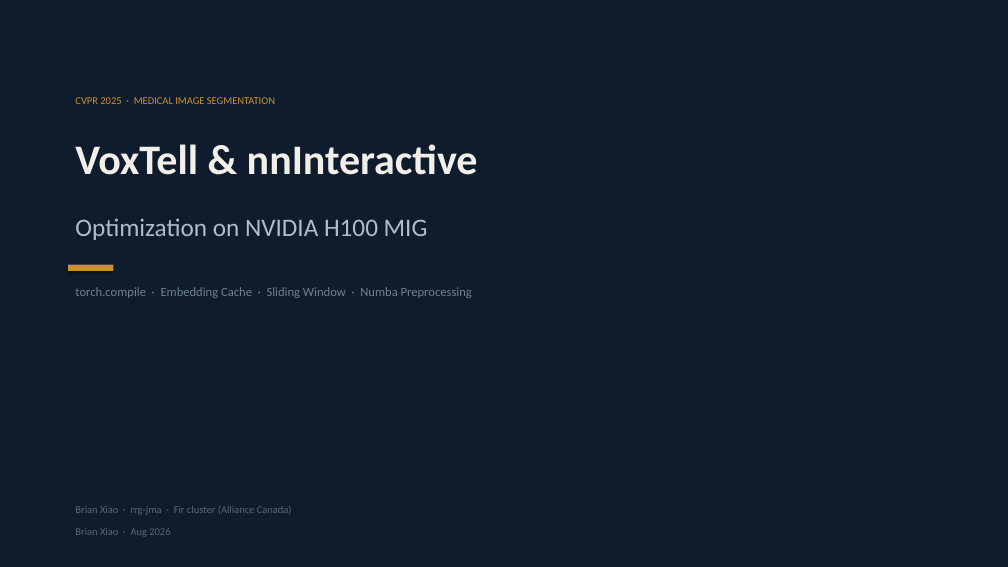
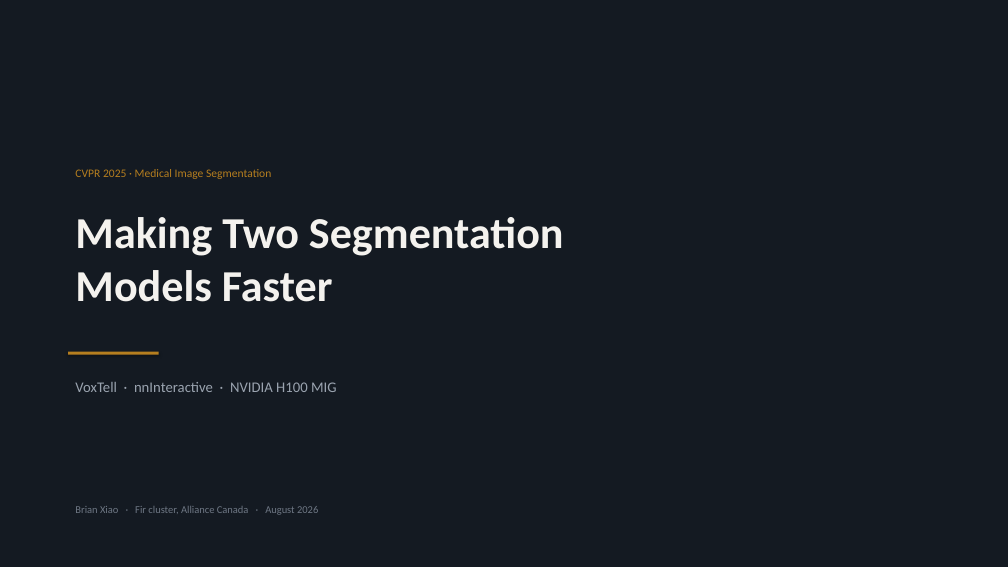
Before and after one commit to pentaexe/VoxTell-main, a slide deck: slide 1 of slides.pptx. Drawn at 1008x567 pixels with LibreOffice and Linux fonts; fonts in the diff are those of the drawing. Boxes give left, top, right and bottom in pixels: in the first picture for what was removed or moved away, otherwise in the second. Text is boxed around its words. In the diff, an @@ line names an element or a change of style, - is before the commit and + after.

```diff
--- a/slides.pptx
+++ b/slides.pptx
@@ background #0F1C2E to #141A22 @@
@@ text at (75, 169, 271, 179): text changed; size 10 to 11 pt; text colour #C8912B to #B57E1F @@
-CVPR 2025 · MEDICAL IMAGE SEGMENTATION
+CVPR 2025 · Medical Image Segmentation
@@ text at (75, 217, 564, 302): text changed; size 40 to 42 pt; text colour #F2EFE8 to #F4F2EE @@
-VoxTell & nnInteractive
+Making Two Segmentation
+Models Faster
@@ rectangle removed at (68, 265, 113, 271) @@
@@ text removed at (75, 287, 472, 298) @@
-torch.compile · Embedding Cache · Sliding Window · Numba Preprocessing
@@ rectangle added at (68, 352, 159, 355), fill #B57E1F @@
@@ text at (75, 382, 337, 392): text changed; size 24 to 14 pt; text colour #B0BCC8 to #9AA3AF @@
-Optimization on NVIDIA H100 MIG
+VoxTell · nnInteractive · NVIDIA H100 MIG
@@ text at (75, 506, 318, 515): text changed; text colour #5A6478 to #6E7784 @@
-Brian Xiao · rrg-jma · Fir cluster (Alliance Canada)
+Brian Xiao · Fir cluster, Alliance Canada · August 2026
@@ text removed at (75, 528, 170, 537) @@
-Brian Xiao · Aug 2026
```
Also in this commit, not shown: 8 slides added, 11 slides removed, 2 other files.
